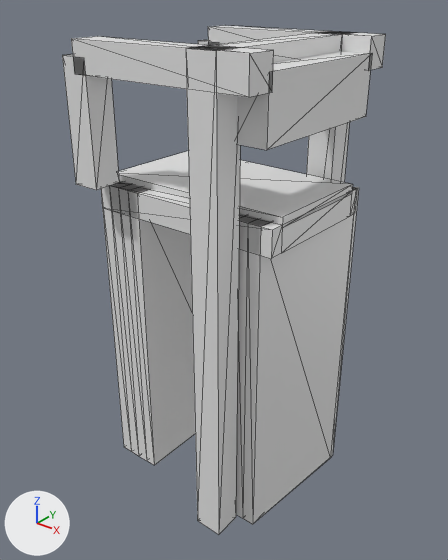
Renders of the glTF model models/driebergen-rijsenburg/driebergen-rijsenburg-brug-83b84814/driebergen-rijsenburg-brug-83b84814.glb from each side of a commit.
The view is the same before and after, from a camera (50 mm lens) standing at (11.38, -14.55, 6.1) and looking at (-0.07, -0.23, -2.78). The axes (+X, +Y, +Z) are drawn at lower left. The lights are the same throughout. The older version comes first. Mesh edges are drawn as thin lines.

Names of what the first picture shows: 'building:balans', 'building:balans 2', 'building:contragewicht', 'building:hamei', 'building:hamei 2', 'building:hangstang', 'building:hangstang 2', 'building:portaal', 'road:dek', 'road:inrit', 'road:landhoofd (aangenomen)', 'road:landhoofd (aangenomen) 2'.
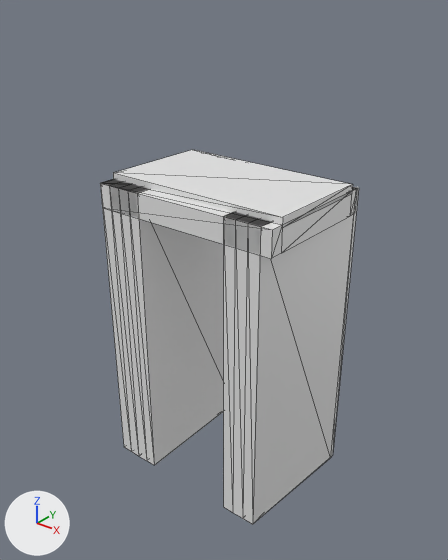
Boxes [x1, y1, x2, y2] around the edits, measured in the pictures (448 x 560 px):
'building:hamei 2', deleted
    before: [186, 45, 240, 534]
'building:contragewicht', deleted
    before: [236, 51, 371, 150]
'building:balans 2', deleted
    before: [71, 36, 274, 97]
'building:hangstang 2', deleted
    before: [62, 54, 119, 190]
'building:balans', deleted
    before: [208, 25, 386, 70]
'building:hamei', deleted
    before: [306, 31, 355, 182]
'building:portaal', deleted
    before: [200, 32, 349, 63]
'building:hangstang', deleted (mostly hidden)
    before: [198, 40, 218, 45]

The edits, one by one:
Object 'building:hamei' (ob_building_hamei) is deleted.
Object 'building:hamei 2' (ob_building_hamei_2) is deleted.
Object 'building:portaal' (ob_building_portaal) is deleted.
Object 'building:balans' (ob_building_balans) is deleted.
Object 'building:hangstang' (ob_building_hangstang) is deleted.
Object 'building:balans 2' (ob_building_balans_2) is deleted.
Object 'building:hangstang 2' (ob_building_hangstang_2) is deleted.
Object 'building:contragewicht' (ob_building_contragewicht) is deleted.
